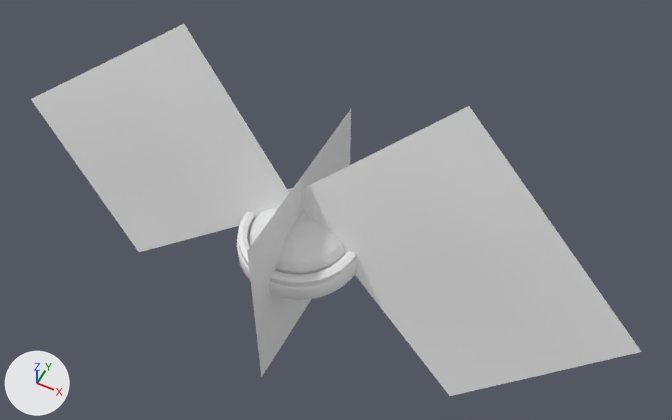
The Blender file Assets/Models/RoomObjects/Creep/creepbody_v2.blend, before and after one commit.
The view is the same before and after, from a 50 mm lens placed at (2.37, -4.11, 5.78), pointed at (0.23, 0.17, 0.43). The axes (+X, +Y, +Z) are drawn at lower left. The lights are the same throughout. The first picture is the older version.

Objects in the first picture: 'WingLeft', 'WingRight', 'body', 'dome', 'horse', 'innertube'.
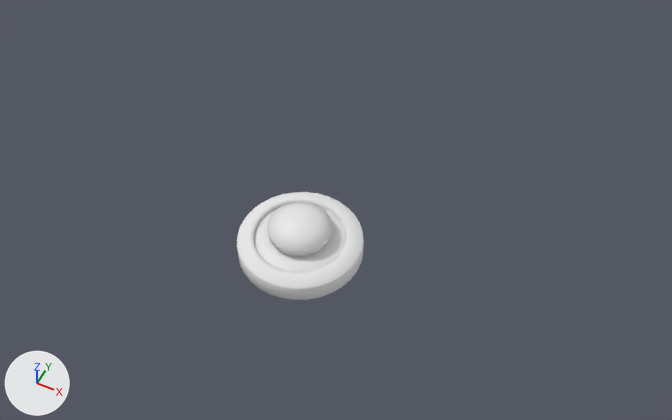
Boxes (x1, y1, x2, y2) around the edits, measured in the pictures (672 x 420 px):
'WingLeft', hidden
    before: (302, 106, 641, 396)
'WingRight', hidden
    before: (31, 24, 289, 252)
'horse', hidden
    before: (247, 109, 351, 377)
'dome', hidden
    before: (249, 208, 345, 275)
'body', hidden
    before: (238, 188, 356, 287)

The edits, one by one:
Object 'body' (ob_body) is now hidden.
Object 'WingLeft' (ob_wingleft) is now hidden.
Object 'WingRight' (ob_wingright) is now hidden.
Object 'horse' (ob_horse) is now hidden.
Object 'dome' (ob_dome) is now hidden.
